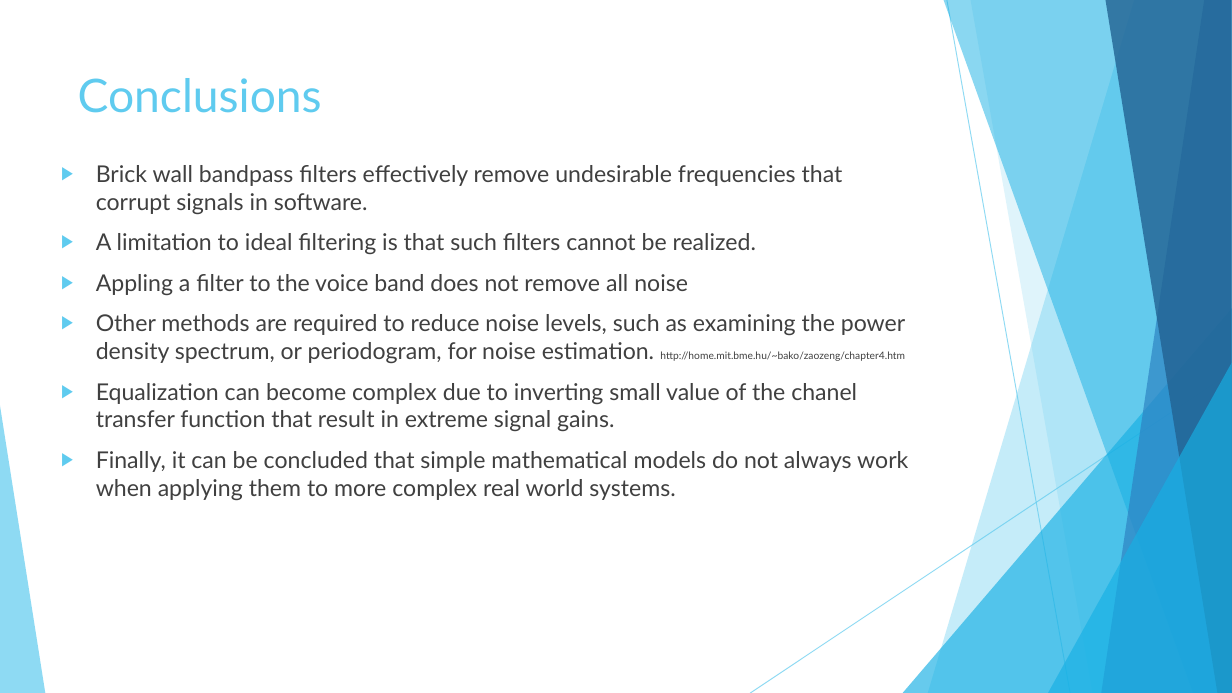
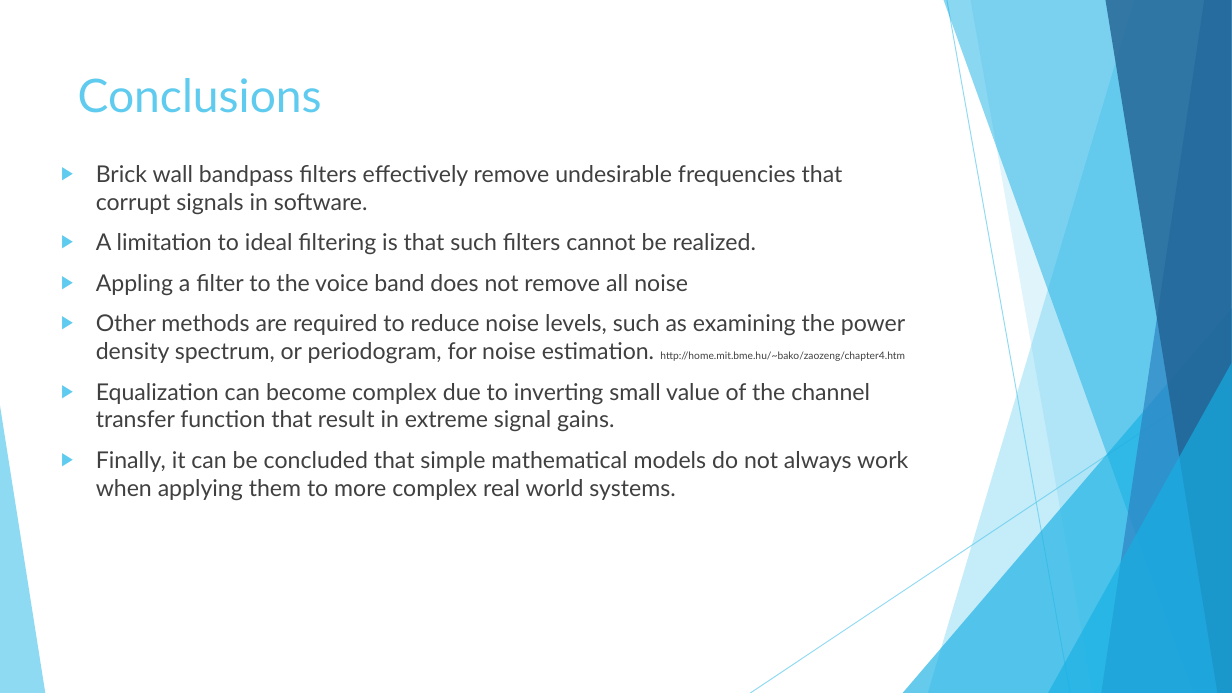
Before and after one commit to LegallyKF5RCL/DiscreteFinalProject, a slide deck: slide 13 of Presentation.pptx (slide 12 before the commit). Drawn at 1232x693 pixels with LibreOffice and Linux fonts; fonts in the diff are those of the drawing. Boxes give left, top, right and bottom in pixels: in the first picture for what was removed or moved away, otherwise in the second. Text is boxed around its words. In the diff, an @@ line names an element or a change of style, - is before the commit and + after.

```diff
--- a/Presentation.pptx
+++ b/Presentation.pptx
@@ text at [96, 383, 870, 431]: text changed @@
-▶ Equalization can become complex due to inverting small value of the chanel transfer function that result in extreme signal gains.
+▶ Equalization can become complex due to inverting small value of the channel transfer function that result in extreme signal gains.
```
Also in this commit, not shown: 1 slide added, 6 other files.
